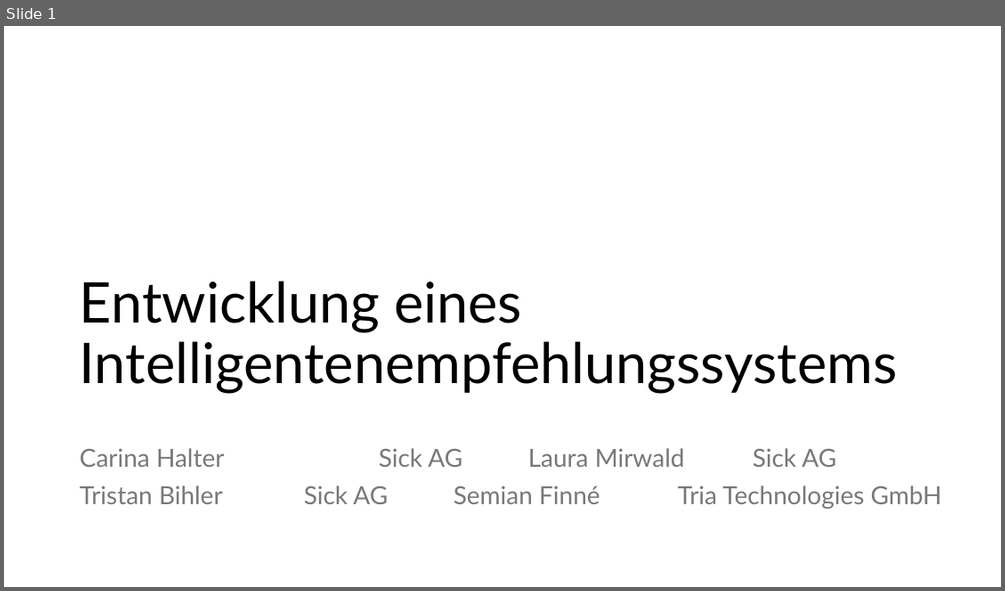
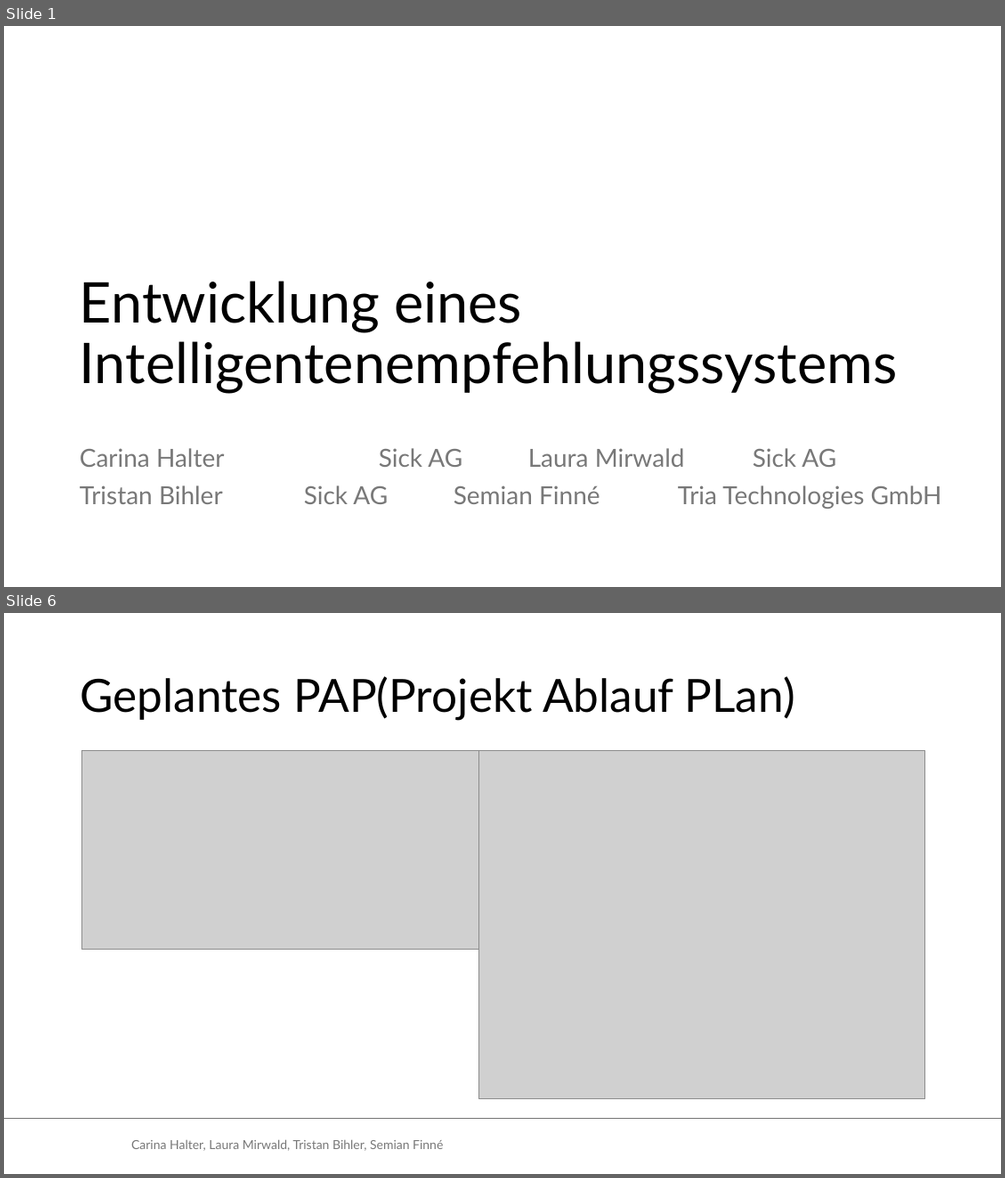
Before and after one commit to Tristan-Bihler/2_Semester_Projekt, a slide deck: Dokumentation/Entwicklung eines Intelligentenempfehlungssystems.pptx. Shown one above the other, each under a label of ours: slide 1 before the commit, slides 1 and 6 after it; the slides between them are not shown. The pictures are 1005x591 and 1005x1178 pixels, drawn with LibreOffice and Linux fonts; fonts in the diff are those of the drawing; grey boxes stand for pictures; background and template pictures are left out. Boxes give left, top, right and bottom in pixels: in the first picture for what was removed or moved away, otherwise in the second. Text is boxed around its words. In the diff, an @@ line names an element or a change of style, - is before the commit and + after.

```diff
--- a/Dokumentation/Entwicklung eines Intelligentenempfehlungssystems.pptx
+++ b/Dokumentation/Entwicklung eines Intelligentenempfehlungssystems.pptx
@@ slide 6 added at (4, 613, 1001, 1174), background #FFFFFF @@
@@ title added at (80, 676, 795, 720), 44 pt, text #000000 @@
+Geplantes PAP(Projekt Ablauf PLan)
@@ picture added at (81, 751, 502, 949) @@
@@ picture added at (479, 751, 924, 1098) @@
@@ line added from (4, 1119) to (1001, 1119), #747474 1.5 pt @@
@@ text added at (131, 1139, 443, 1151), 12 pt, text #797979 @@
+Carina Halter, Laura Mirwald, Tristan Bihler, Semian Finné
```
Also in this commit, not shown: 3 slides changed, 8 other slides added, 2 slides removed, 1 other file.
